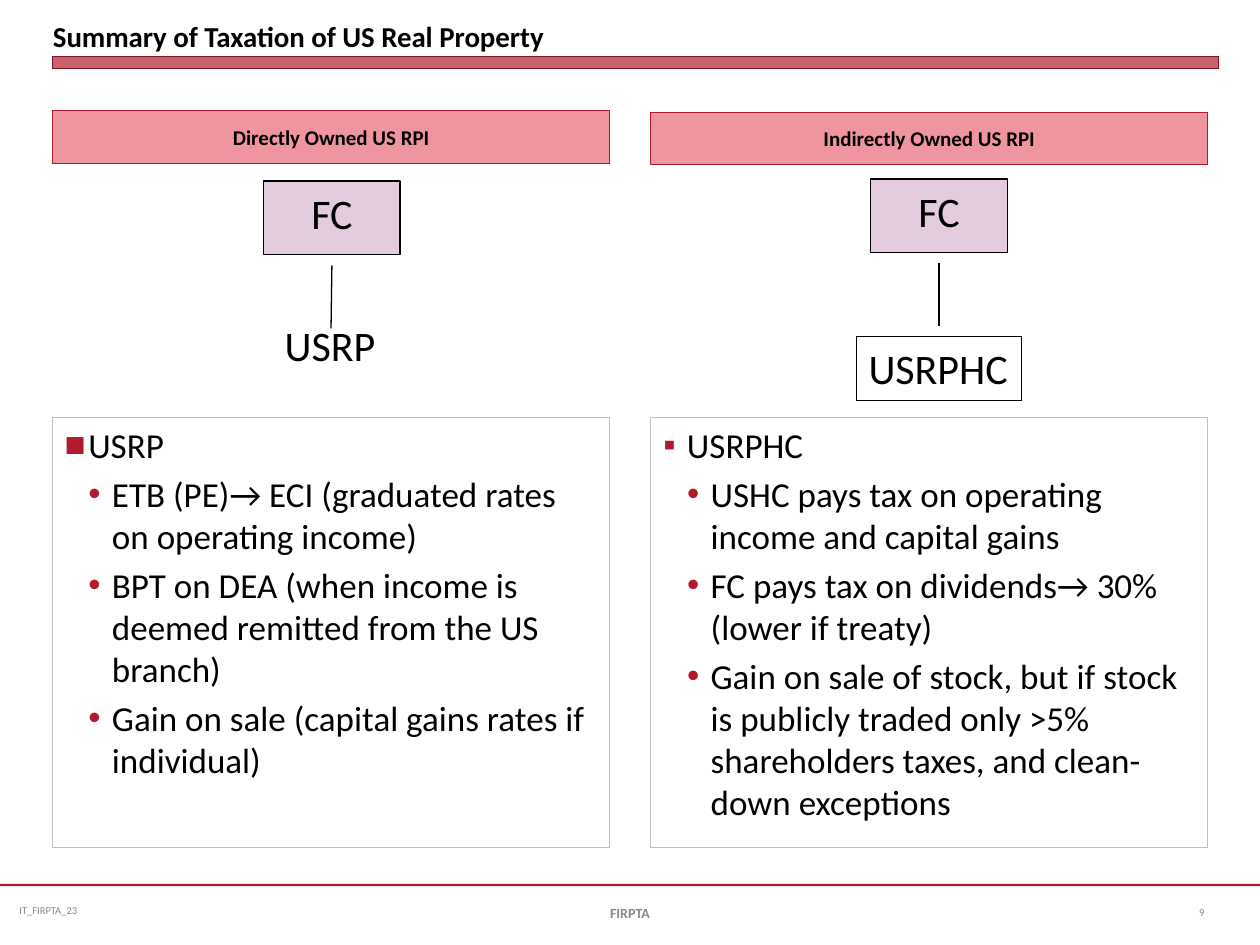
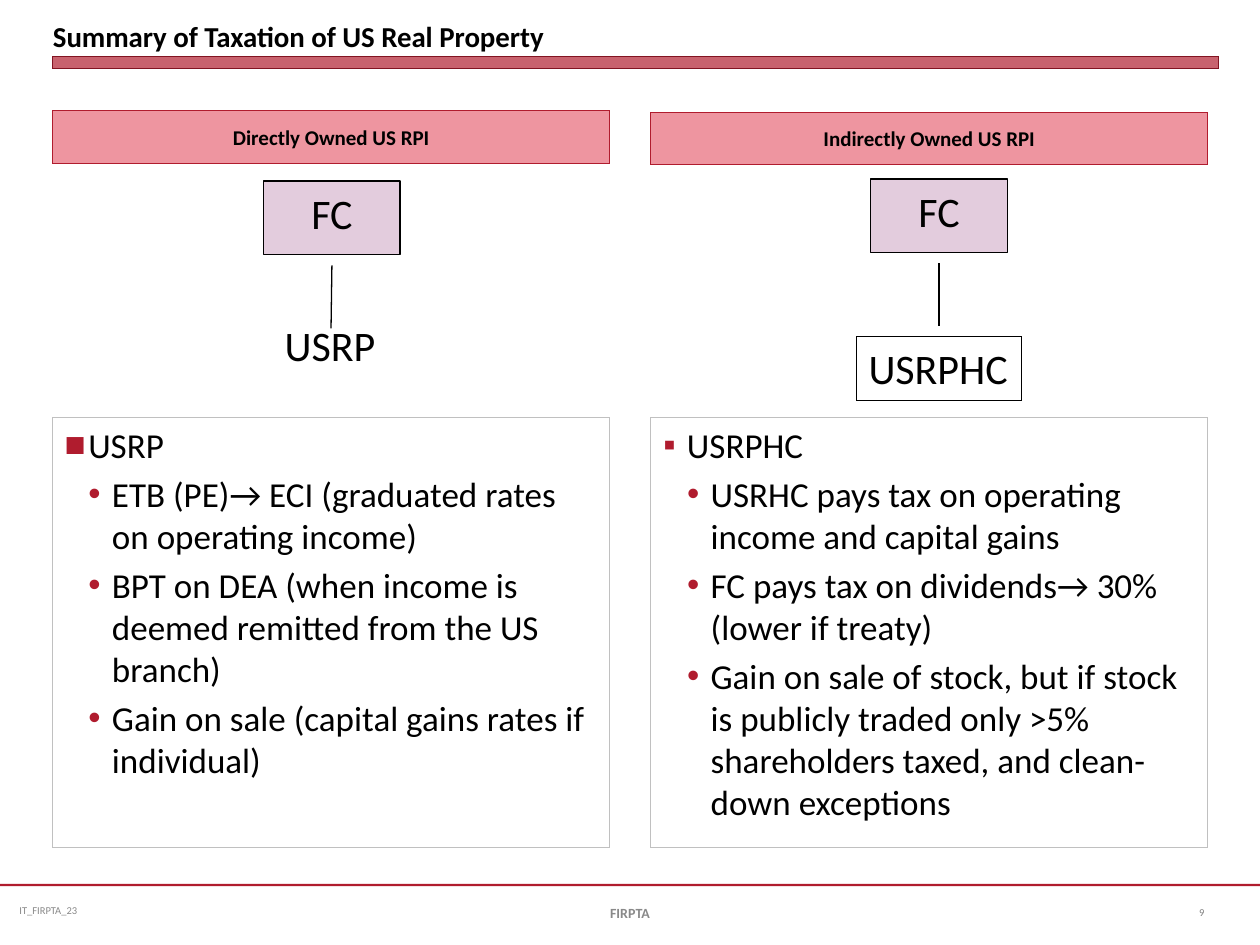
Before and after one commit to jmc877/International-Tax, a slide deck: slide 9 of slides/IT_Slides_FIRPTA_23.pptx. Drawn at 1260x945 pixels with LibreOffice and Linux fonts; fonts in the diff are those of the drawing. Boxes give left, top, right and bottom in pixels: in the first picture for what was removed or moved away, otherwise in the second. Text is boxed around its words. In the diff, an @@ line names an element or a change of style, - is before the commit and + after.

```diff
--- a/slides/IT_Slides_FIRPTA_23.pptx
+++ b/slides/IT_Slides_FIRPTA_23.pptx
@@ text at bbox=[711, 483, 1121, 555]: text changed @@
-  • USHC pays tax on operating income and capital gains
+  • USRHC pays tax on operating income and capital gains
@@ text at bbox=[711, 664, 1177, 821]: text changed @@
-  • Gain on sale of stock, but if stock is publicly traded only >5% shareholders taxes, and clean-down exceptions
+  • Gain on sale of stock, but if stock is publicly traded only >5% shareholders taxed, and clean-down exceptions
```
Also in this commit, not shown: 2 other slides changed, 3 other files.
